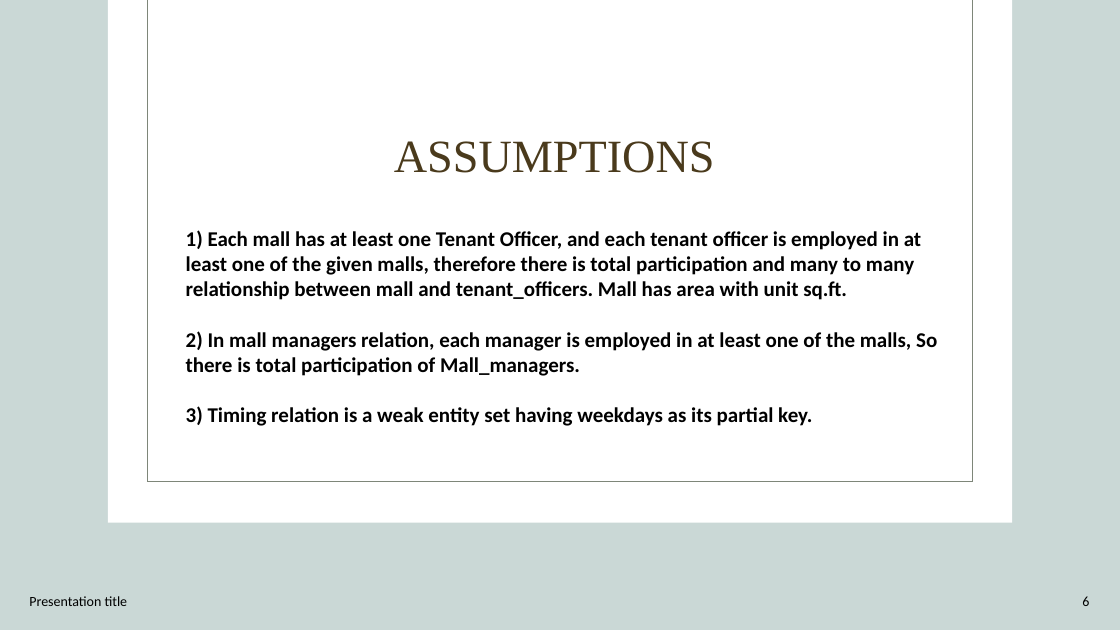
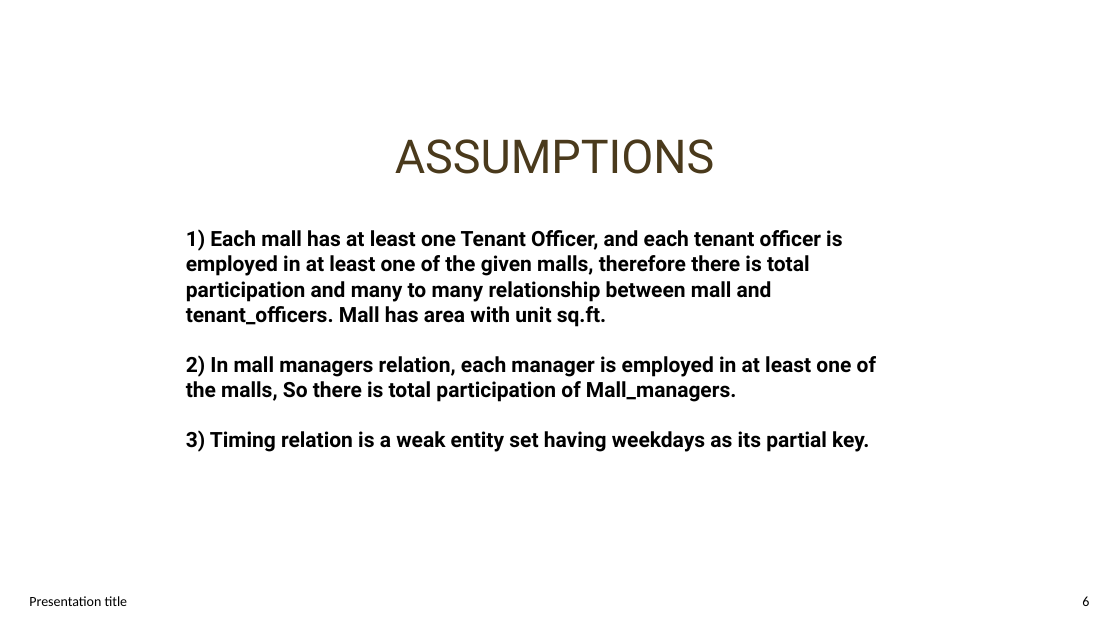
Before and after one commit to Bharadwaj721/Mall-Management-Database-System, a slide deck: slide 6 of DBMS PROJECT.pptx. Drawn at 1120x630 pixels with LibreOffice and Linux fonts; fonts in the diff are those of the drawing; background and template pictures are left out. Boxes give left, top, right and bottom in pixels: in the first picture for what was removed or moved away, otherwise in the second. Text is boxed around its words. In the diff, an @@ line names an element or a change of style, - is before the commit and + after.

```diff
--- a/DBMS PROJECT.pptx
+++ b/DBMS PROJECT.pptx
@@ background #CAD8D6 to picture (left out) @@
@@ rectangle removed at (108,0,1012,523) @@
@@ rectangle removed at (147,0,972,482) @@
@@ text "ASSUMPTIONS" at (395,139,714,174): size 39.6 to 40 pt, font Times New Roman to Roboto; alignment centre to left; line spacing 0.9 to 40pt; vertical alignment middle to top @@
@@ text at (186,229,842,327): text changed; font Calibri to Roboto @@
-1) Each mall has at least one Tenant Officer, and each tenant officer is employed in at least one of the given malls, therefore there is total participation and many to many relationship between mall and tenant_officers. Mall has area with unit sq.ft.
-2) In mall managers relation, each manager is employed in at least one of the malls, So there is total participation of Mall_managers.
-3) Timing relation is a weak entity set having weekdays as its partial key.
+1) Each mall has at least one Tenant Officer, and each tenant officer is
+employed in at least one of the given malls, therefore there is total
+participation and many to many relationship between mall and
+tenant_officers. Mall has area with unit sq.ft.
@@ text added at (186,355,876,402), 18 pt, text #000000, bold @@
+2) In mall managers relation, each manager is employed in at least one of
+the malls, So there is total participation of Mall_managers.
@@ text added at (186,430,869,452), 18 pt, text #000000, bold @@
+3) Timing relation is a weak entity set having weekdays as its partial key.
@@ text "Presentation title" at (29,596,128,606): line spacing 1 to 12pt; vertical alignment middle to top @@
@@ text "6" at (1082,596,1089,606): alignment right to left; line spacing 1 to 12pt; vertical alignment middle to top @@
```
Also in this commit, not shown: 29 other slides changed, 1 slide added, 1 slide removed.
